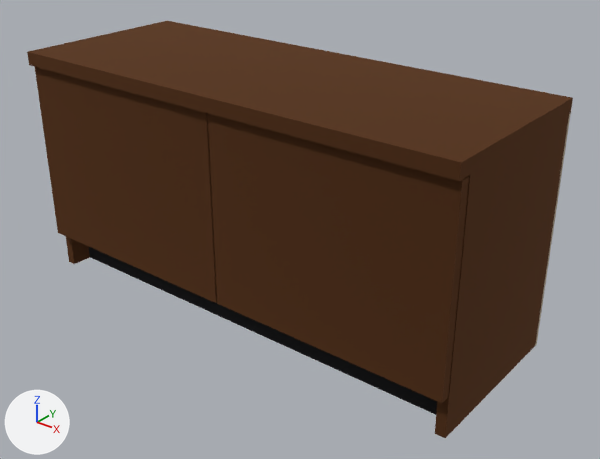
Two versions of the glTF model products/S01-shoe-bench/master/S01-B-W900.glb, one commit apart.
Camera for both pictures: a camera (50 mm lens) standing at (1346.0, -877.0, 825.0) and looking at (500.0, 180.0, 169.0). The axes (+X, +Y, +Z) are drawn at lower left. The lights are the same throughout. The first picture is the older version. Where no turn or scale is listed for an object, it has been applied to the vertices. Vertices at exactly the same position are counted once.

Names of what the first picture shows: 'S01-P02_Side_panel_R', 'S01-P04_Kick_rail_(front_plinth)', 'S01-P10_Seat_top', 'S01-P11_Door_bay1', 'S01-P12_Door_bay2' and 2 more.
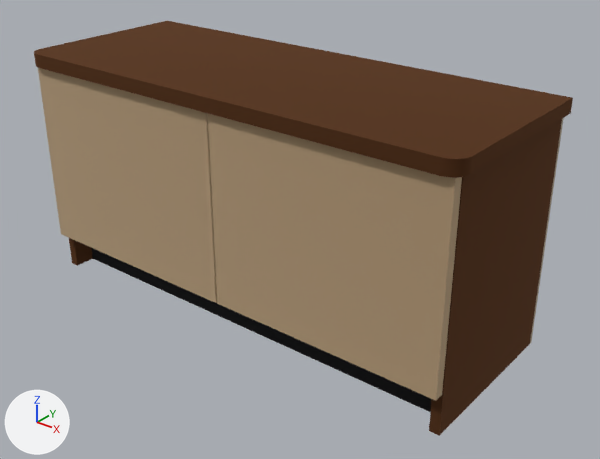
What the commit changed:
me_s01_p02_side_panel_r is used by ob_s01_p02_side_panel_r; location (0.0, 0.0, 0.0).
me_s01_p02_side_panel_r had 8 vertices, 12 faces and spanned x 882.0..900.0, y 28.0..344.0, z 0.0..425.0.
me_s01_p02_side_panel_r now has 8 vertices, 12 faces and spans x 872.0..890.0, y 28.0..344.0, z 0.0..425.0.
me_s01_p02_side_panel_r part 1: the whole mesh is moved by (-10.0, 0.0, 0.0).
me_s01_p10_seat_top is used by ob_s01_p10_seat_top; location (0.0, 0.0, 0.0).
me_s01_p10_seat_top had 8 vertices, 12 faces and spanned x 0.0..900.0, y 0.0..350.0, z 425.0..450.0.
me_s01_p10_seat_top now has 136 vertices, 268 faces and spans x 0.0..900.0, y 0.0..350.0, z 425.0..450.0.
me_s01_p10_seat_top part 2: 4 vertices removed from x 0.0..900.0, y 0.0, z 425.0..450.0; 132 vertices added at x 0.0..900.0, y 0.0..30.0, z 425.0..450.0.
me_s01_p11_door_bay1 is used by ob_s01_p11_door_bay1; location (0.0, 0.0, 0.0).
me_s01_p11_door_bay1 had 8 vertices, 12 faces and spanned x 2.0..448.0, y 10.0..28.0, z 75.0..422.0.
me_s01_p11_door_bay1 no longer uses material mat_mat_0 (brown #7a5236).
me_s01_p11_door_bay1 now has 8 vertices, 12 faces and spans x 12.0..448.0, y 10.0..28.0, z 75.0..422.0.
me_s01_p11_door_bay1 part 3: the whole mesh is scaled about its middle by (0.978, 1, 1), then moved by (5.0, 0.0, 0.0).
me_s01_p11_door_bay1 gains material mat_mat_4 (beige #d6c3a6).
me_s01_p12_door_bay2 is used by ob_s01_p12_door_bay2; location (0.0, 0.0, 0.0).
me_s01_p12_door_bay2 had 8 vertices, 12 faces and spanned x 452.0..898.0, y 10.0..28.0, z 75.0..422.0.
me_s01_p12_door_bay2 no longer uses material mat_mat_0 (brown #7a5236).
me_s01_p12_door_bay2 now has 8 vertices, 12 faces and spans x 452.0..888.0, y 10.0..28.0, z 75.0..422.0.
Edits to the shape of me_s01_p12_door_bay2 do not show in these pictures.
me_s01_p12_door_bay2 gains material mat_mat_4 (beige #d6c3a6).

What differs and where, as boxes (x1, y1, x2, y2) in the pictures (600 x 459 px; the box of a moved part takes in the faces that stretch with it):
'S01-P12_Door_bay2', recoloured (brown to beige): (208, 113, 462, 401) in both
'S01-P10_Seat_top', reshaped: before (27, 21, 573, 181); after (34, 21, 573, 178)
'S01-P11_Door_bay1', recoloured, rescaled (brown to beige): before (35, 67, 217, 303); after (38, 68, 217, 303)
'S01-P02_Side_panel_R', moved: before (435, 115, 569, 438); after (429, 119, 562, 436)
part 3 of me_s01_p11_door_bay1, moved or reshaped: before (35, 67, 216, 303); after (38, 68, 216, 303)
